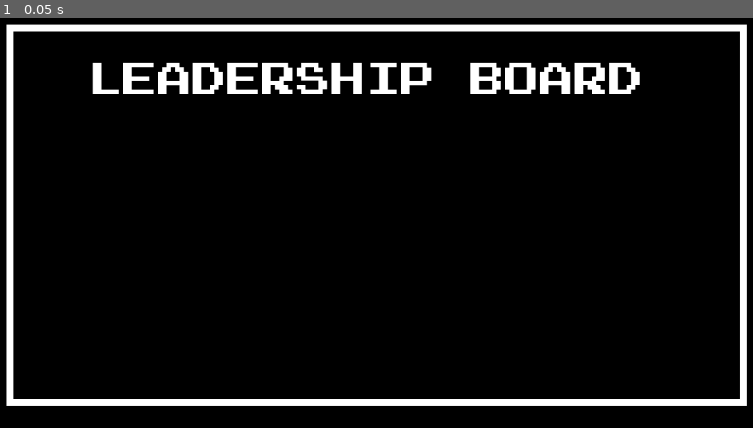
Above: before the commit, frame 1.
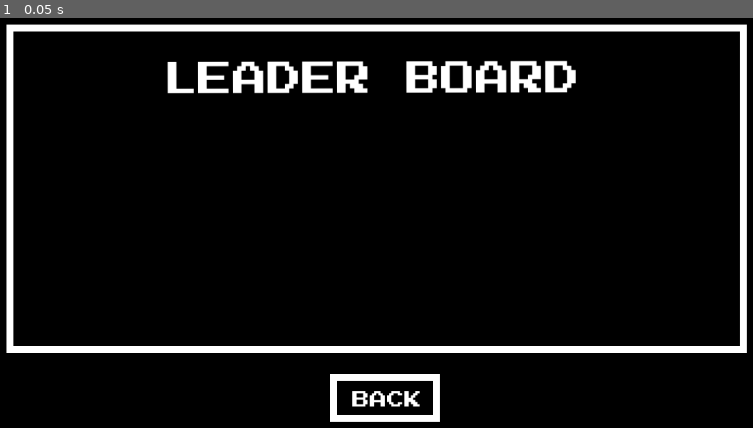
Above: after the commit, the same moment.

Repository: kwrightsk/game-jam-january-2026
Game: Godot game, scene res://leaderboard_screen.tscn
Two runs of this game, one before a commit and one after it. Both use one fixed random seed, a clock stepped at 60 frames per second and the inputs below. This scene is started directly instead of the project's main scene.
Inputs:
- Up to frame 1 (0.05 s): no input

The runs differ from the first frame. In frame 1, 7.9% of the frame differs, in the area x 0-100%, y 10-99%.

Commit message:
adding title and adding button into leader board

Diff:
--- a/leaderboard_screen.tscn
+++ b/leaderboard_screen.tscn
@@ -1,8 +1,16 @@
-[gd_scene load_steps=3 format=3 uid="uid://d0nht2hayuw8o"]
+[gd_scene load_steps=4 format=3 uid="uid://b76asufaca6tq"]
 
 [ext_resource type="FontFile" uid="uid://boafiido6lxpb" path="res://assets/PressStart2P.ttf" id="1_3o3f0"]
 
 [sub_resource type="StyleBoxFlat" id="StyleBoxFlat_kj02u"]
+bg_color = Color(0.6, 0.6, 0.6, 0)
+border_width_left = 10
+border_width_top = 10
+border_width_right = 10
+border_width_bottom = 10
+border_color = Color(1, 1, 1, 1)
+
+[sub_resource type="StyleBoxFlat" id="StyleBoxFlat_7gq3u"]
 bg_color = Color(0.6, 0.6, 0.6, 0)
 border_width_left = 10
 border_width_top = 10
@@ -31,20 +39,58 @@
 offset_left = 3971.62
 offset_top = 1773.51
 offset_right = 5037.62
-offset_bottom = 2322.51
+offset_bottom = 2246.51
 theme_override_styles/panel = SubResource("StyleBoxFlat_kj02u")
 
 [node name="Title" type="Label" parent="CanvasLayer"]
 anchors_preset = 10
 anchor_right = 1.0
-offset_left = 159.0
-offset_top = 100.0
-offset_right = -193.0
-offset_bottom = 151.0
+offset_left = 167.0
+offset_top = 99.0
+offset_right = -185.0
+offset_bottom = 150.0
 grow_horizontal = 2
+rotation = -0.00243932
 pivot_offset = Vector2(60, 60)
 theme_override_colors/font_color = Color(1, 1, 1, 1)
 theme_override_fonts/font = ExtResource("1_3o3f0")
 theme_override_font_sizes/font_size = 50
-text = "LEADERSHIP BOARD"
+text = "LEADER BOARD"
 horizontal_alignment = 1
+
+[node name="TextureButton3" type="TextureButton" parent="CanvasLayer"]
+offset_left = 636.0
+offset_top = 439.0
+offset_right = 807.0
+offset_bottom = 504.0
+
+[node name="Panel" type="Panel" parent="CanvasLayer/TextureButton3"]
+layout_mode = 1
+anchors_preset = -1
+anchor_left = -3.412
+anchor_top = -2.669
+anchor_right = -3.412
+anchor_bottom = -2.669
+offset_left = 454.452
+offset_top = 281.485
+offset_right = 612.452
+offset_bottom = 350.485
+theme_override_styles/panel = SubResource("StyleBoxFlat_7gq3u")
+
+[node name="RichTextLabel4" type="RichTextLabel" parent="CanvasLayer/TextureButton3"]
+texture_filter = 1
+layout_mode = 1
+anchors_preset = -1
+anchor_left = -0.135
+anchor_top = 2.308
+anchor_right = -0.135
+anchor_bottom = 2.308
+offset_left = -73.915
+offset_top = -17.02
+offset_right = 45.085
+offset_bottom = 8.98
+grow_horizontal = 2
+grow_vertical = 2
+theme_override_fonts/normal_font = ExtResource("1_3o3f0")
+theme_override_font_sizes/normal_font_size = 25
+text = "BACK"
